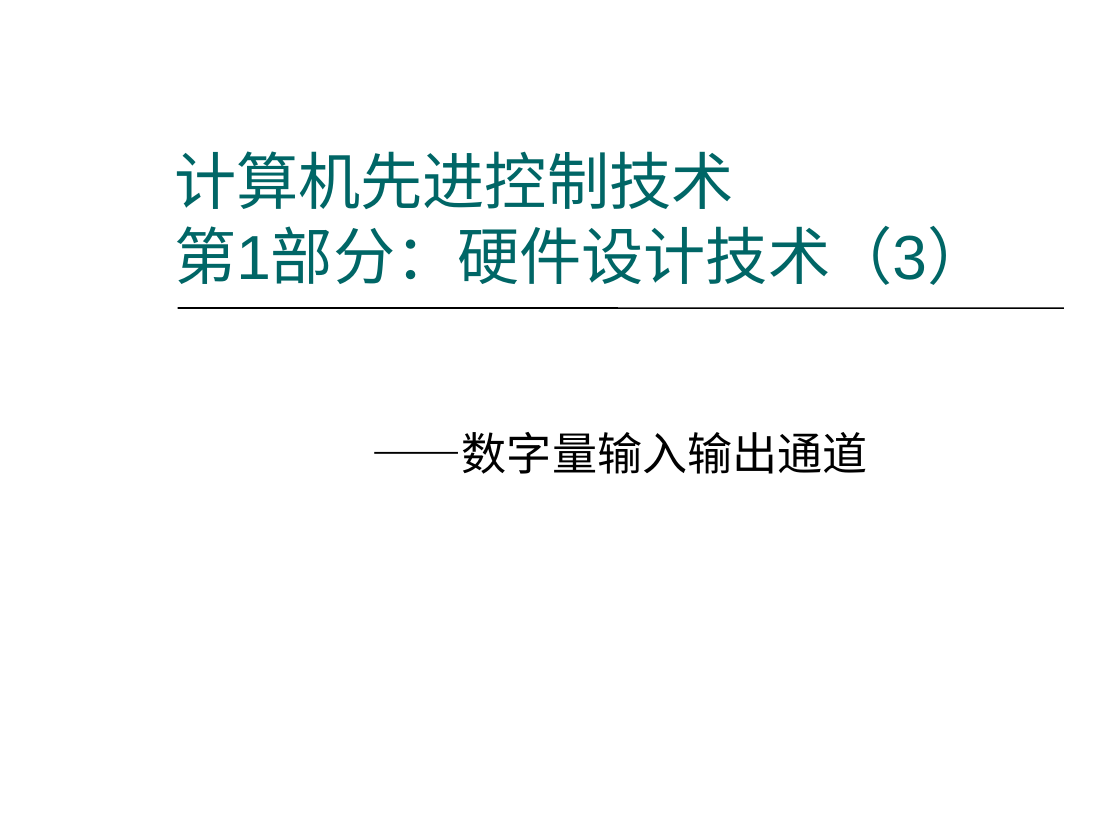
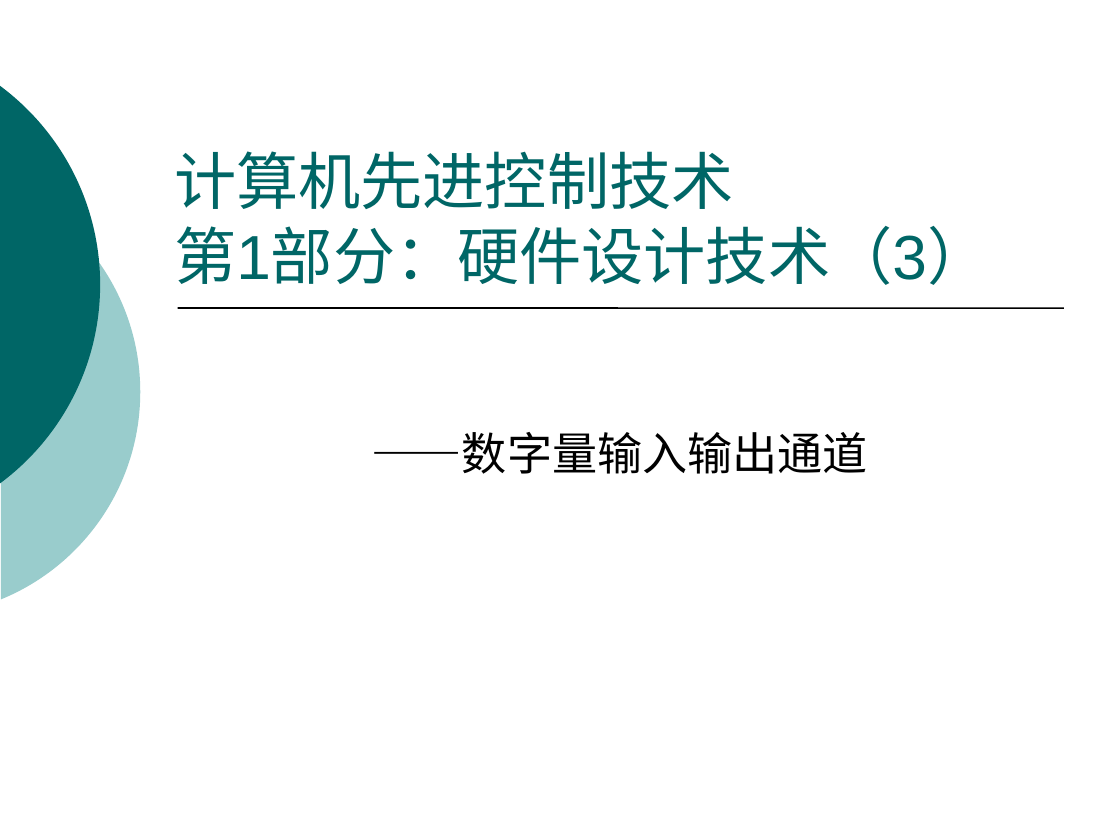
Before and after one commit to origin2007/computer_system, a slide deck: slide 1 of 03数字量输入输出.ppt. Drawn at 1120x840 pixels with LibreOffice and Linux fonts; fonts in the diff are those of the drawing. Boxes give left, top, right and bottom in pixels: in the first picture for what was removed or moved away, otherwise in the second. Text is boxed around its words. In the diff, an @@ line names an element or a change of style, - is before the commit and + after.

```diff
--- a/03数字量输入输出.ppt
+++ b/03数字量输入输出.ppt
@@ freeform shape at box(0, 37, 100, 532): outline redrawn @@
@@ freeform shape at box(0, 168, 140, 616): outline redrawn @@
```
Also in this commit, not shown: 60 other slides changed, 1 slide removed, 4 other files.
